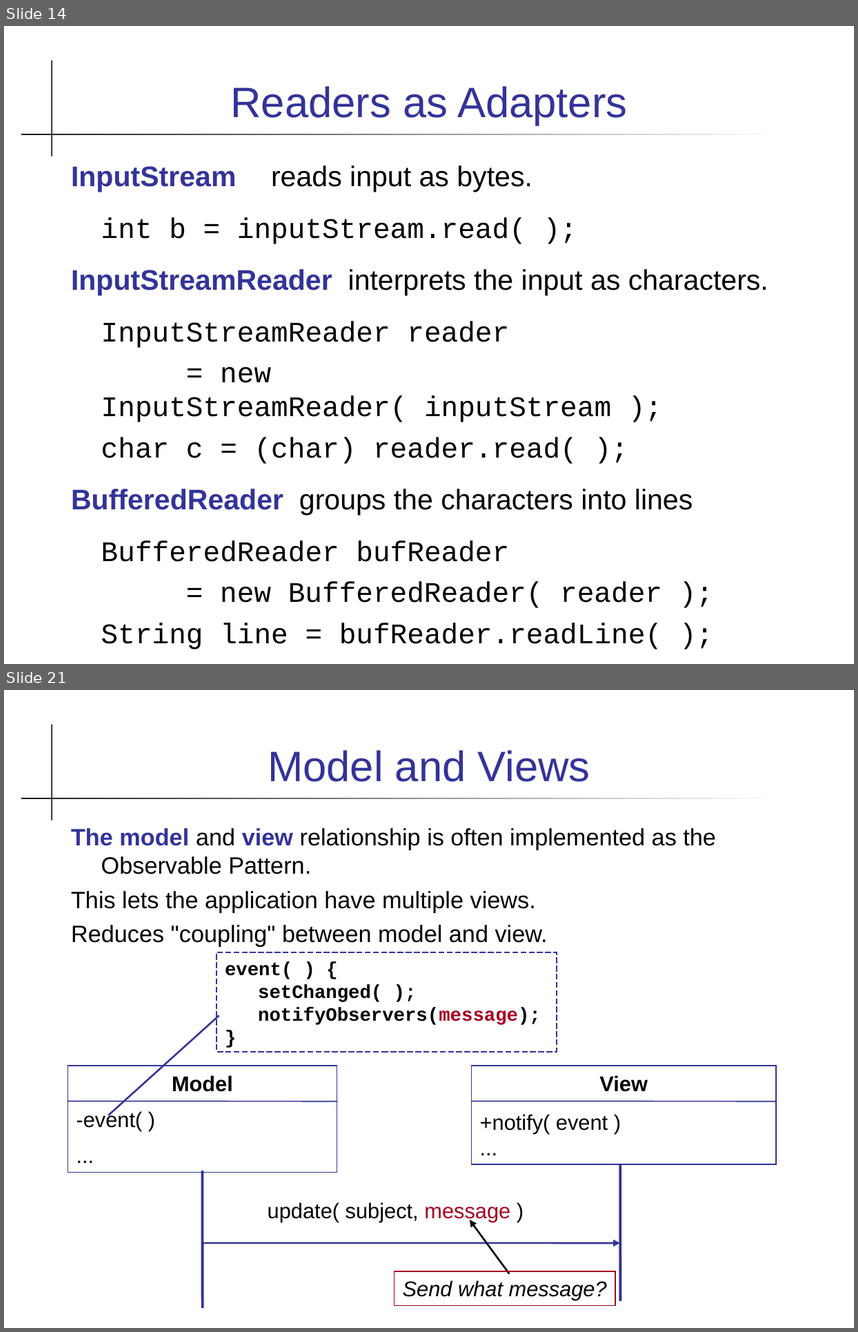
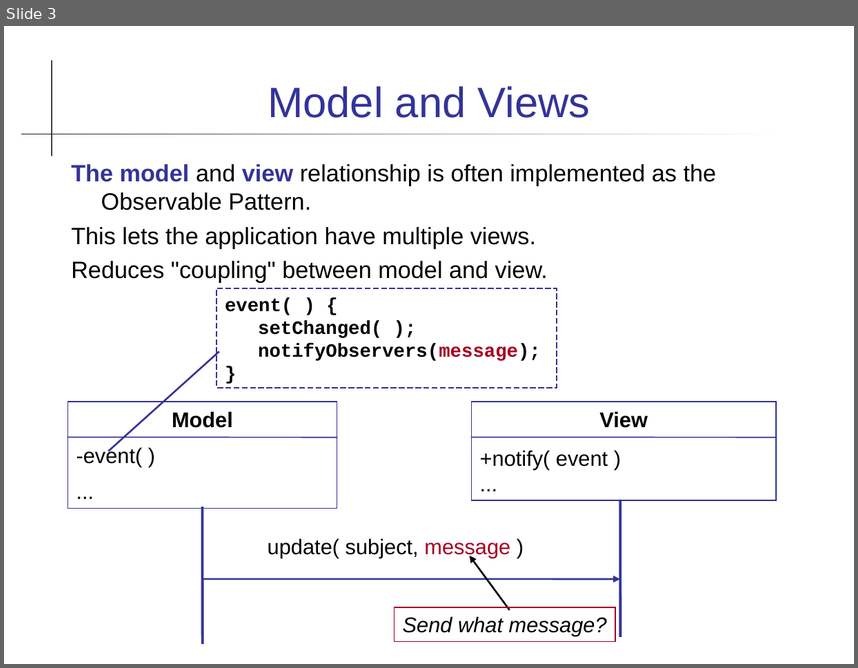
Before and after one commit to skeoop/skeoop.github.io, a slide deck: patterns/MVC Pattern.ppt. Shown one above the other, each under a label of ours: slides 14 and 21 before the commit, slide 3 after it; the slides between them are not shown. The pictures are 858x1332 and 858x668 pixels, drawn with LibreOffice and Linux fonts; fonts in the diff are those of the drawing. Boxes give left, top, right and bottom in pixels: in the first picture for what was removed or moved away, otherwise in the second. Text is boxed around its words. In the diff, an @@ line names an element or a change of style, - is before the commit and + after.

```diff
--- a/patterns/MVC Pattern.ppt
+++ b/patterns/MVC Pattern.ppt
@@ slide 14 removed at [4,26,854,664], background #FFFFFF; not listed: 2 template elements that a slide beside it also shows @@
@@ title removed at [230,86,627,125] @@
-Readers as Adapters
@@ text removed at [71,165,769,649] @@
-InputStream reads input as bytes.
-int b = inputStream.read( );
-InputStreamReader interprets the input as characters.
-InputStreamReader reader
-= new InputStreamReader( inputStream );
-char c = (char) reader.read( );
-BufferedReader groups the characters into lines
-BufferedReader bufReader
-= new BufferedReader( reader );
-String line = bufReader.readLine( );
@@ what was slide 21 is now slide 3 @@
```
Also in this commit, not shown: 2 slides changed, 17 other slides removed, 36 other files.
